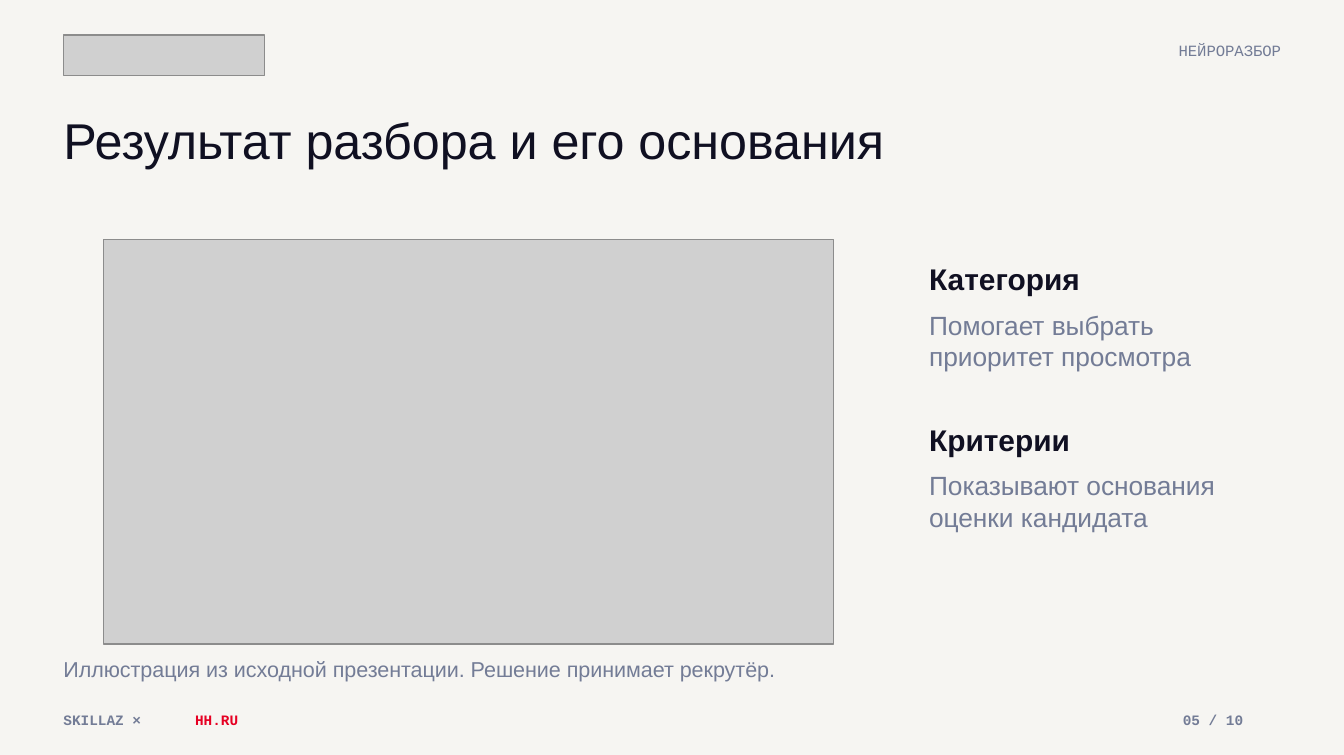
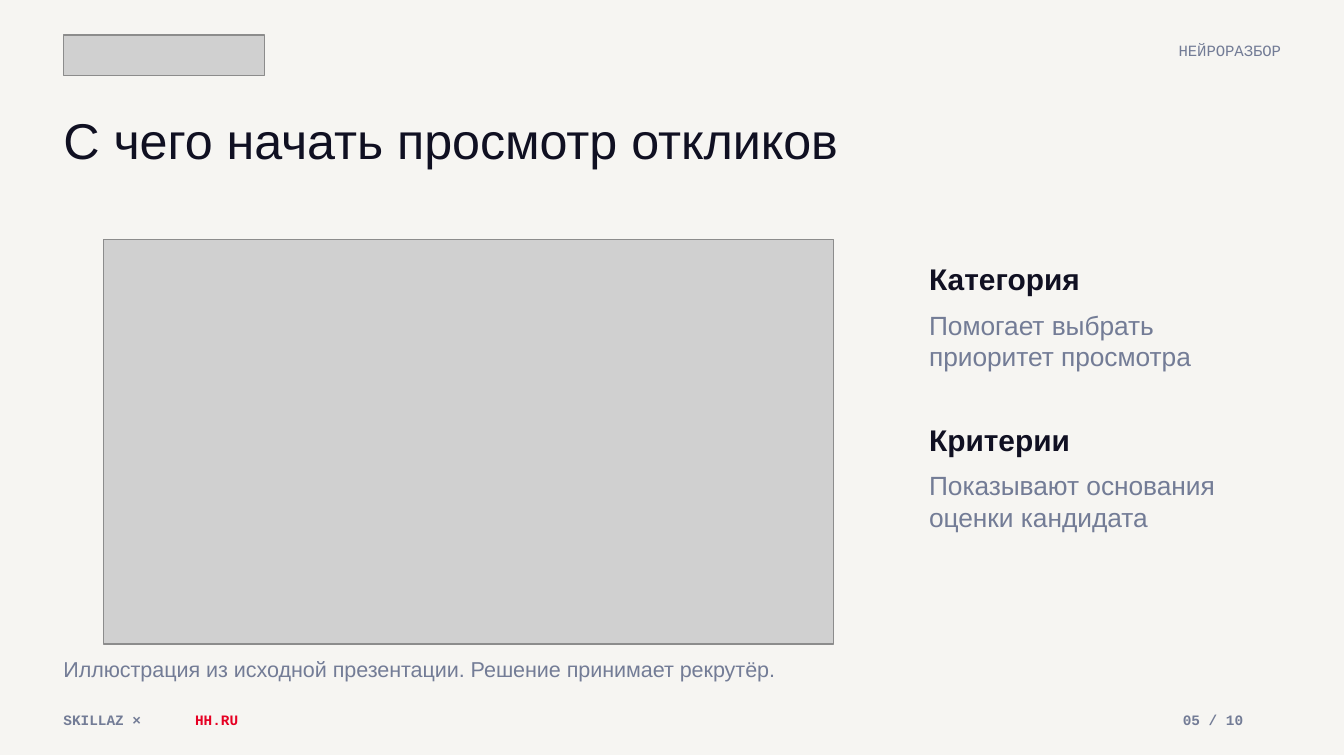
Before and after one commit to nastenakargina17-sudo/skillaz-hh-presentation, a slide deck: slide 5 of Skillaz-hh-Integration.pptx. Drawn at 1344x755 pixels with LibreOffice and Linux fonts; fonts in the diff are those of the drawing; grey boxes stand for pictures. Boxes give left, top, right and bottom in pixels: in the first picture for what was removed or moved away, otherwise in the second. Text is boxed around its words. In the diff, an @@ line names an element or a change of style, - is before the commit and + after.

```diff
--- a/Skillaz-hh-Integration.pptx
+++ b/Skillaz-hh-Integration.pptx
@@ text at <box>63,124,838,169</box>: text changed @@
-Результат разбора и его основания
+С чего начать просмотр откликов
```
Also in this commit, not shown: 5 other slides changed, 1 other file.
